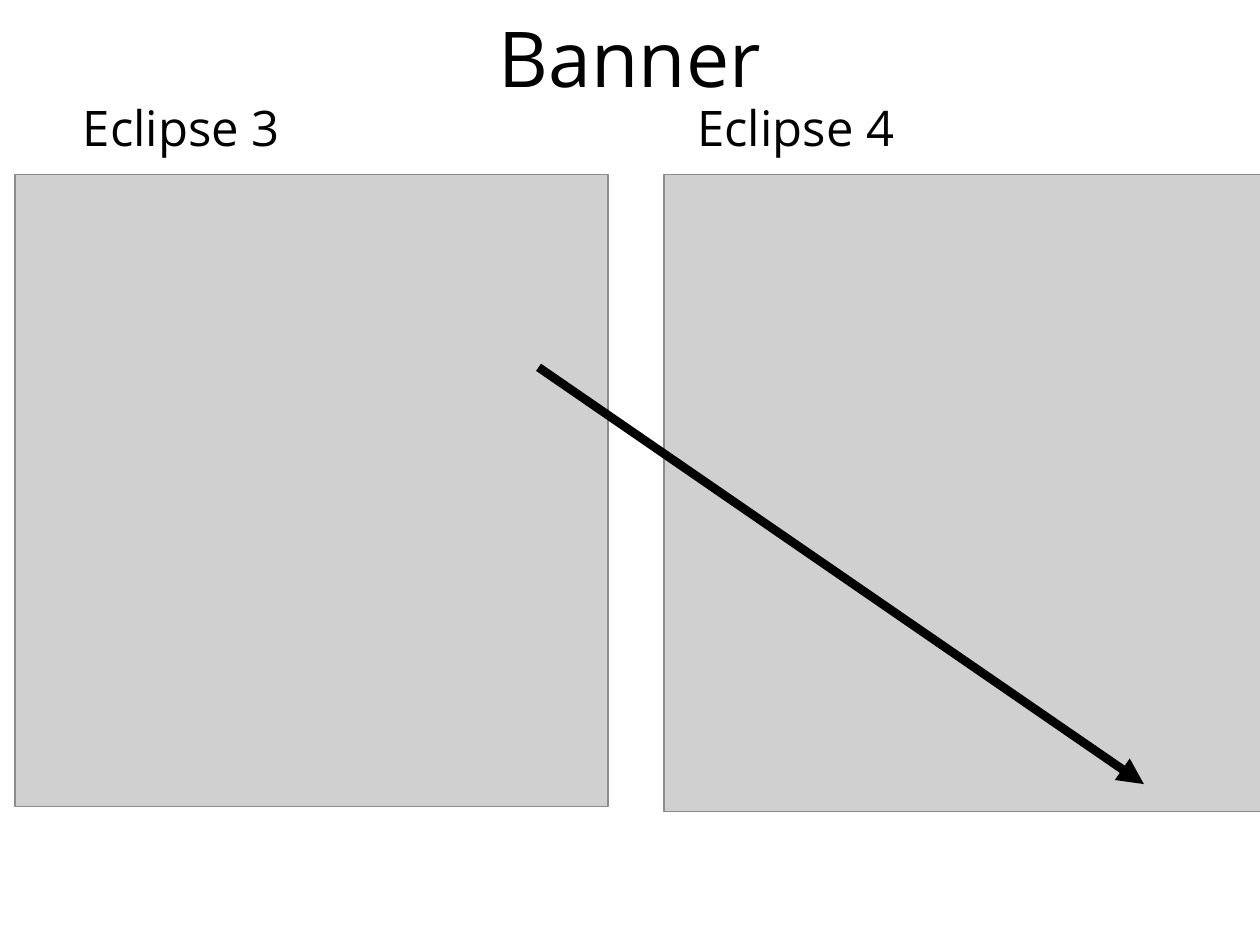
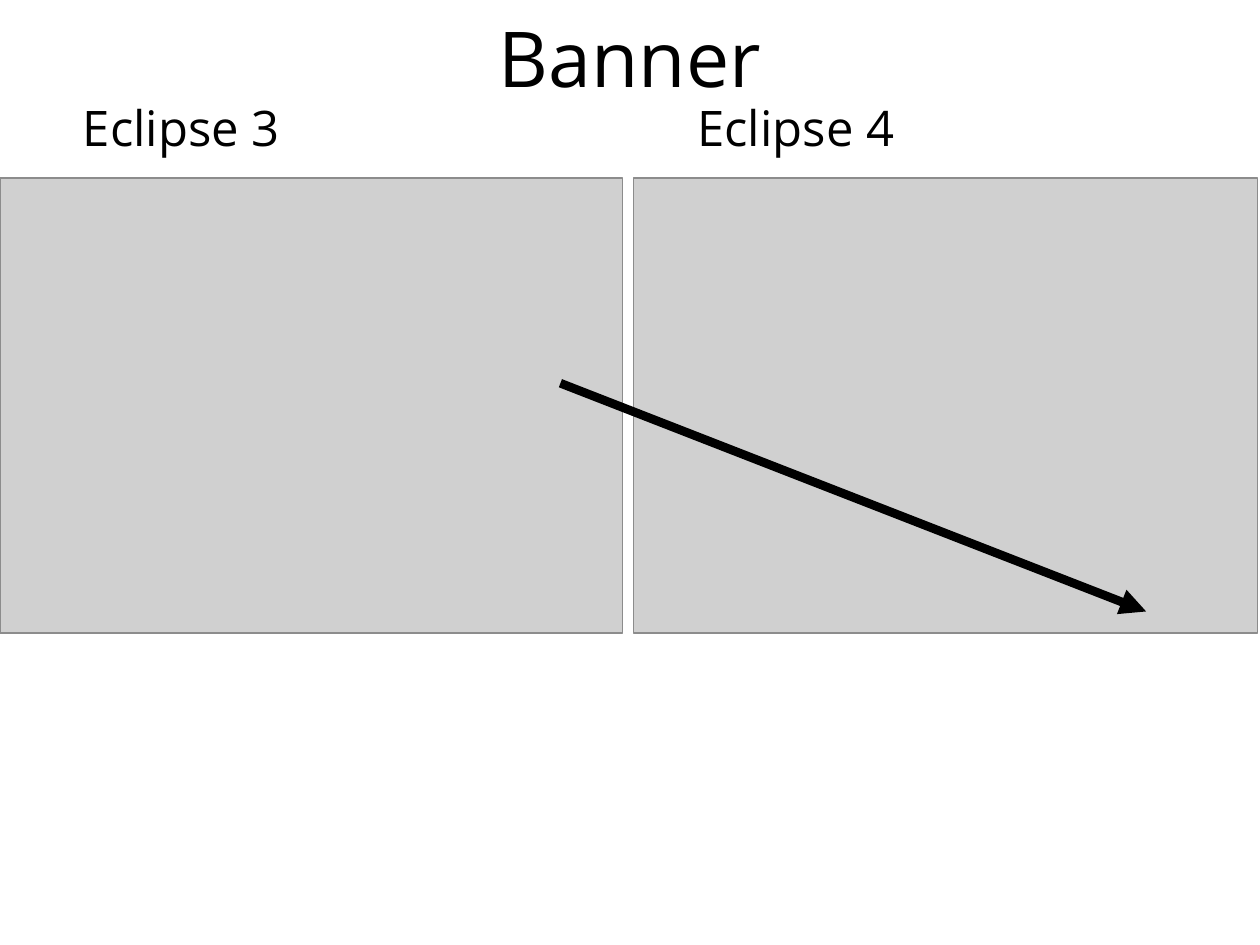
Before and after one commit to ISISComputingGroup/ibex_user_manual, a slide deck: slide 8 of eclipse_4_changes.ppt (slide 7 before the commit). Drawn at 1260x945 pixels with LibreOffice and Linux fonts; fonts in the diff are those of the drawing; grey boxes stand for pictures; background and template pictures are left out. Boxes give left, top, right and bottom in pixels: in the first picture for what was removed or moved away, otherwise in the second. Text is boxed around its words. In the diff, an @@ line names an element or a change of style, - is before the commit and + after.

```diff
--- a/eclipse_4_changes.ppt
+++ b/eclipse_4_changes.ppt
@@ picture: place and size @@
-picture at box(15, 175, 609, 808)
+picture at box(0, 178, 622, 633)
@@ picture: place and size @@
-picture at box(664, 175, 1260, 811)
+picture at box(634, 178, 1257, 633)
@@ arrow moved from (538, 367) - (1144, 784) to (561, 383) - (1147, 611) @@
```
Also in this commit, not shown: 7 other slides changed, 1 slide removed.
